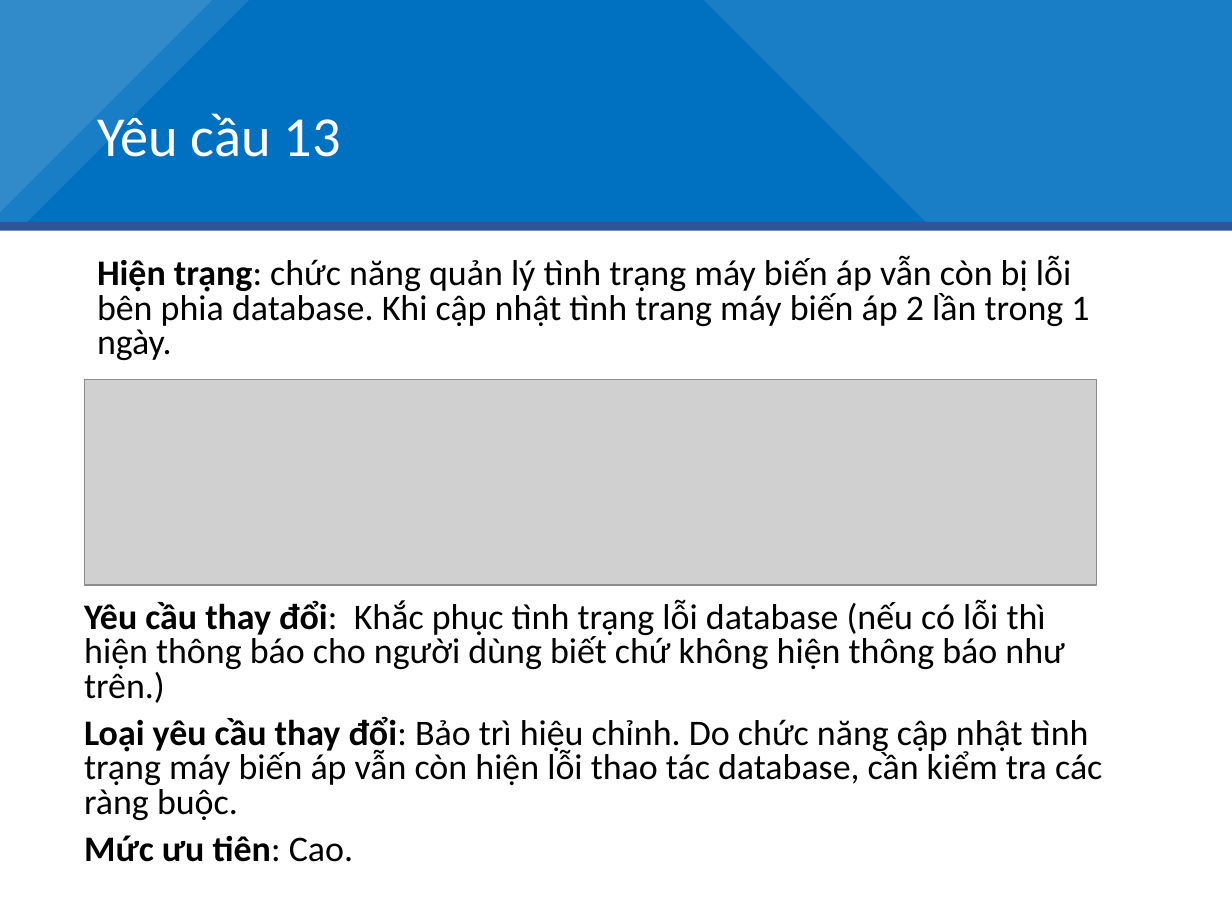
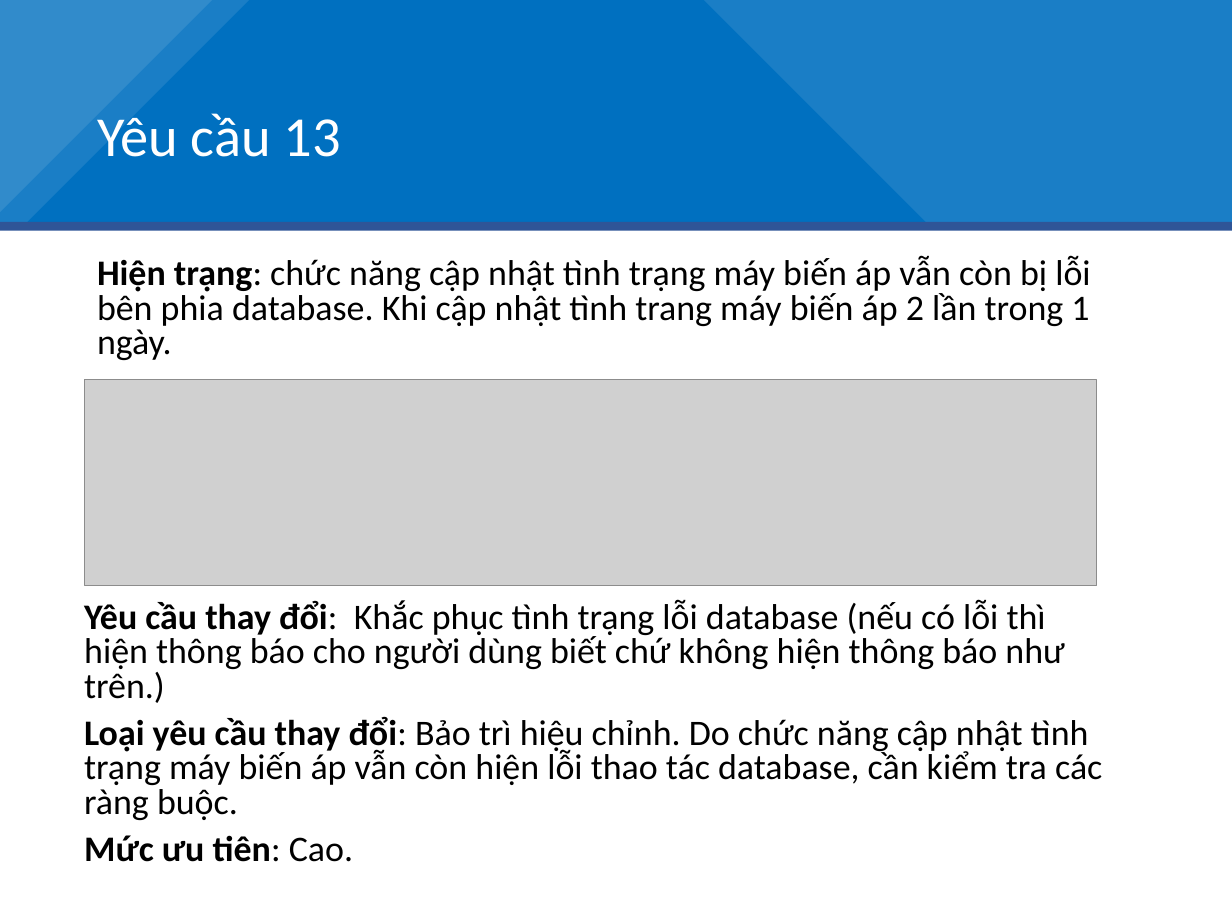
Before and after one commit to duduct/BaoTriPhanMem, a slide deck: slide 43 of BaiTap2/BT01_BT2_Slide.pptx. Drawn at 1232x924 pixels with LibreOffice and Linux fonts; fonts in the diff are those of the drawing; grey boxes stand for pictures. Boxes give left, top, right and bottom in pixels: in the first picture for what was removed or moved away, otherwise in the second. Text is boxed around its words. In the diff, an @@ line names an element or a change of style, - is before the commit and + after.

```diff
--- a/BaiTap2/BT01_BT2_Slide.pptx
+++ b/BaiTap2/BT01_BT2_Slide.pptx
@@ text at (97, 256, 1090, 360): text changed @@
-Hiện trạng: chức năng quản lý tình trạng máy biến áp vẫn còn bị lỗi bên phia database. Khi cập nhật tình trang máy biến áp 2 lần trong 1 ngày.
+Hiện trạng: chức năng cập nhật tình trạng máy biến áp vẫn còn bị lỗi bên phia database. Khi cập nhật tình trang máy biến áp 2 lần trong 1 ngày.
```
Also in this commit, not shown: 4 other slides changed.
